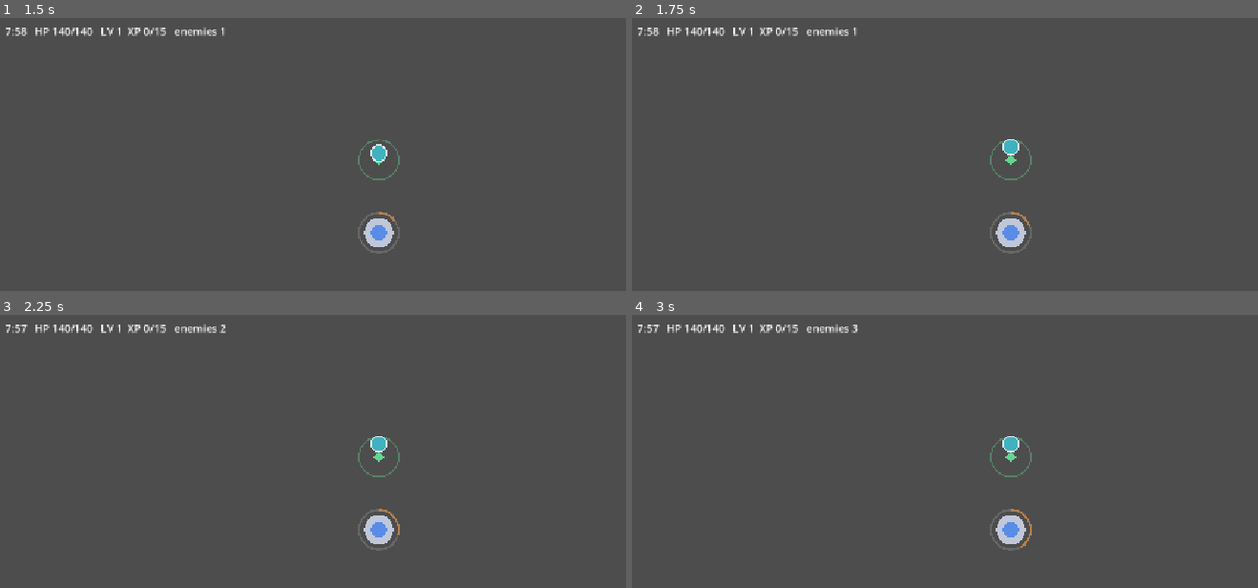
Above: before the commit, frames 1-4 (two rows, left to right).
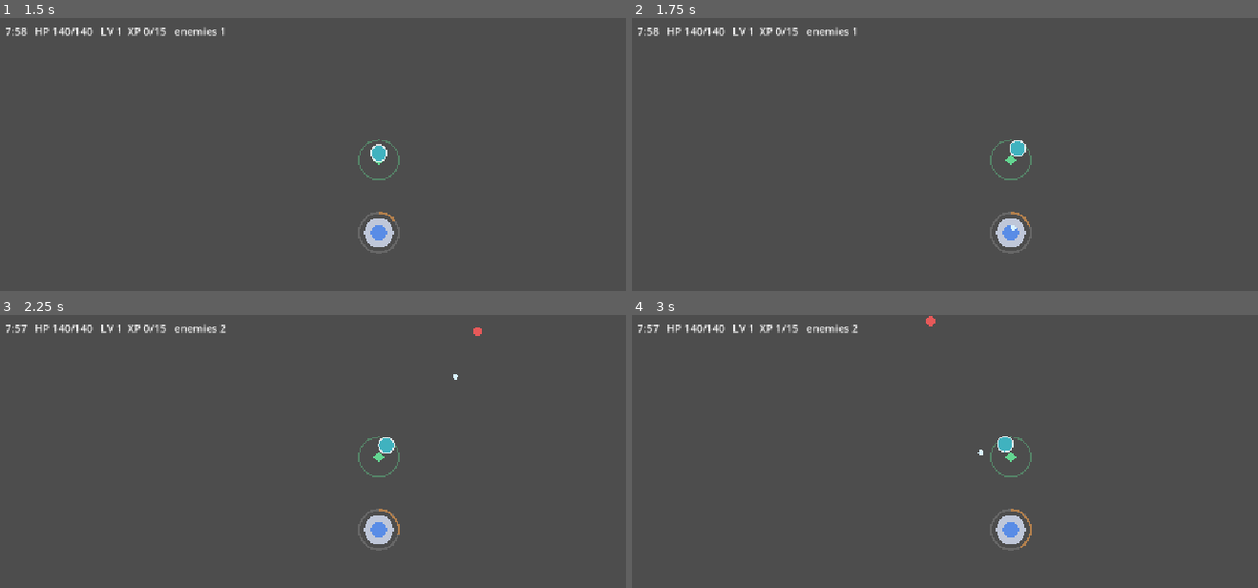
Above: after the commit, the same moments.

Repository: tapiokdev/squadron-concept-game
Game: Godot game, scene res://main.tscn
The game is run twice, just before and just after one commit, with the same random seed, the same clock (stepped at 60 frames per second) and the same inputs.
Inputs (mouse positions are in pixels of both pictures, inside the frame that each line leads up to):
- Up to frame 1 (1.5 s): tap Enter at 0.5 s; move the mouse to (544, 211) at 0.52 s; click (544, 211) at 0.67 s; drag from (225, 255) to (outside the picture) at 1.27 s
- Up to frame 2 (1.75 s): no input
- Up to frame 3 (2.25 s): move the mouse to (456, 435) at 2.02 s; click (456, 435) at 2.17 s
- Up to frame 4 (3 s): drag from (outside the picture) to (782, 465) at 2.77 s

Frame 1 is identical in both runs. In frame 2, 0.2% of the frame differs, in the area x 59-63%, y 44-78%; in frame 3, 0.2%; in frame 4, 0.2%, in the area x 22-62%, y 0-52%.

Commit message:
Spawn enemies at the screen edge per direction
Uniform half-diagonal spawn distance meant top/bottom enemies walked
~340px unseen while side lanes appeared immediately. Spawn distance is
now the tower-to-edge distance along the spawn direction plus margin,
so every lane becomes visible at its own screen edge. Trade-off:
travel time to the tower now varies per lane (top is shortest).

Co-Authored-By: Claude Fable 5 <noreply@anthropic.com>

Diff:
--- a/scripts/enemy_spawner.gd
+++ b/scripts/enemy_spawner.gd
@@ -57,9 +57,8 @@
 		_spawn_one()
 	if not _elite_spawned and elapsed >= elite_at_sec:
 		_elite_spawned = true
-		var angle := deg_to_rad(arc_centers_deg[0])
-		var dist := _tower.get_viewport_rect().size.length() * 0.5 + spawn_margin
-		_pool.try_spawn(BROODMOTHER, _tower.position + Vector2.from_angle(angle) * dist, _tower)
+		var dir := Vector2.from_angle(deg_to_rad(arc_centers_deg[0]))
+		_pool.try_spawn(BROODMOTHER, _tower.position + dir * _spawn_distance(dir), _tower)
 
 func _unlocked_arcs() -> int:
 	var count := 0
@@ -79,6 +78,24 @@
 		def = RUSHER
 		# Rushers come in off-angle to punish tunnel vision on the main arc.
 		angle = randf() * TAU
-	var dist := _tower.get_viewport_rect().size.length() * 0.5 + spawn_margin
+	var dir := Vector2.from_angle(angle)
 	var hp_scale := 1.0 + hp_scale_per_min * elapsed / 60.0
-	_pool.try_spawn(def, _tower.position + Vector2.from_angle(angle) * dist, _tower, hp_scale)
+	_pool.try_spawn(def, _tower.position + dir * _spawn_distance(dir), _tower, hp_scale)
+
+## Distance from the tower to the screen edge along `dir`, plus margin —
+## so every lane's enemies appear at their screen edge instead of some
+## spawning far off-screen (the window isn't square).
+func _spawn_distance(dir: Vector2) -> float:
+	var vp := _tower.get_viewport_rect().size
+	var pos := _tower.position
+	var tx := INF
+	var ty := INF
+	if dir.x > 0.0:
+		tx = (vp.x - pos.x) / dir.x
+	elif dir.x < 0.0:
+		tx = -pos.x / dir.x
+	if dir.y > 0.0:
+		ty = (vp.y - pos.y) / dir.y
+	elif dir.y < 0.0:
+		ty = -pos.y / dir.y
+	return minf(tx, ty) + spawn_margin
